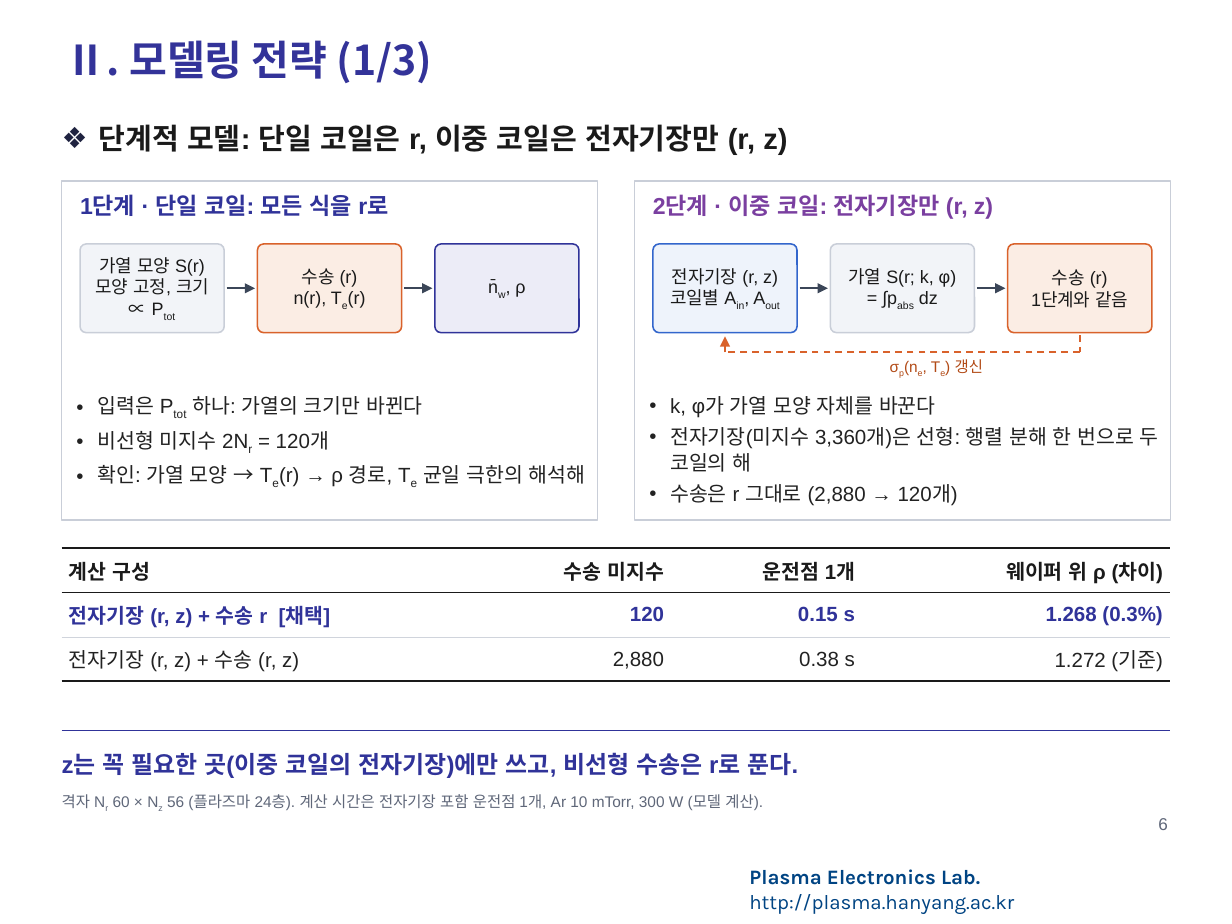
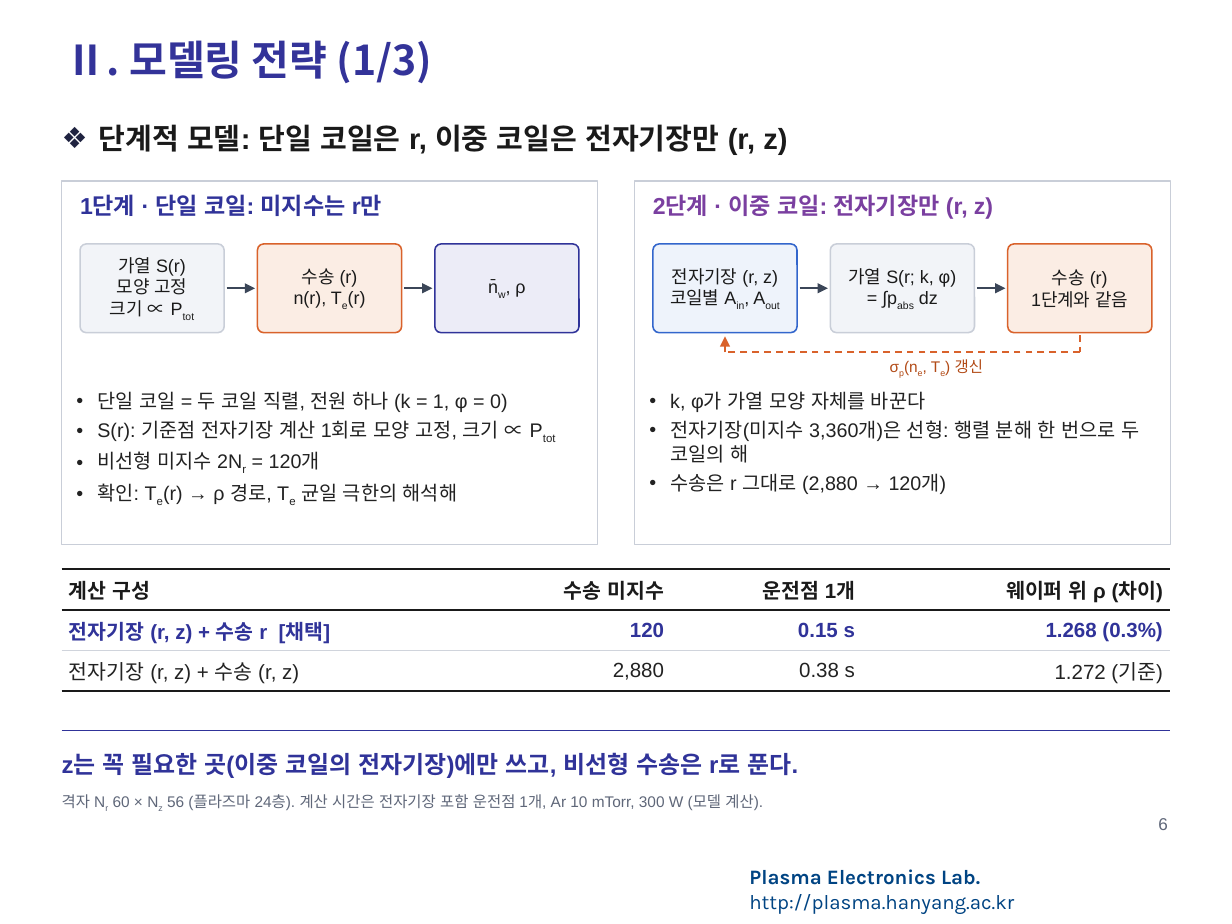
Before and after one commit to garlicjam-pyo/plasma, a slide deck: slide 6 of presentations/1차발표_피드백반영판.pptx. Drawn at 1232x924 pixels with LibreOffice and Linux fonts; fonts in the diff are those of the drawing; background and template pictures are left out. Boxes give left, top, right and bottom in pixels: in the first picture for what was removed or moved away, otherwise in the second. Text is boxed around its words. In the diff, an @@ line names an element or a change of style, - is before the commit and + after.

```diff
--- a/presentations/1차발표_피드백반영판.pptx
+++ b/presentations/1차발표_피드백반영판.pptx
@@ rectangle: place and size @@
-rectangle at [62,181,598,520]
+rectangle at [62,181,598,545]
@@ text at [80,194,382,216]: text changed @@
-1단계 · 단일 코일: 모든 식을 r로
+1단계 · 단일 코일: 미지수는 r만
@@ rectangle: place and size @@
-rectangle at [634,181,1170,520]
+rectangle at [634,181,1170,545]
@@ text in rounded rectangle at [110,257,188,317]: text changed @@
-가열 모양 S(r)
-모양 고정, 크기 ∝ Ptot
+가열 S(r)
+모양 고정
+크기 ∝ Ptot
@@ text "k, φ가 가열 모양 자체를 ..." at [670,391,1139,494]: size 12 to 11.5 pt; less space between paragraphs @@
@@ text at [97,391,508,441]: text changed; size 12 to 11.5 pt @@
-• 입력은 Ptot 하나: 가열의 크기만 바뀐다
+• 단일 코일 = 두 코일 직렬, 전원 하나 (k = 1, φ = 0)
+• S(r): 기준점 전자기장 계산 1회로 모양 고정, 크기 ∝ Ptot
@@ text at [97,451,320,470]: size 12 to 11.5 pt in "비선형 미지수 2Nr = 120개"; less space between paragraphs @@
@@ text at [97,483,457,504]: text changed; size 12 to 11.5 pt @@
-• 확인: 가열 모양 → Te(r) → ρ 경로, Te 균일 극한의 해석해
+• 확인: Te(r) → ρ 경로, Te 균일 극한의 해석해
@@ table: place and size @@
-table at [62,548,1170,681]
+table at [62,569,1170,691]
```
Also in this commit, not shown: 12 other slides changed, 2 slides added, 1 slide removed, 15 other files.
